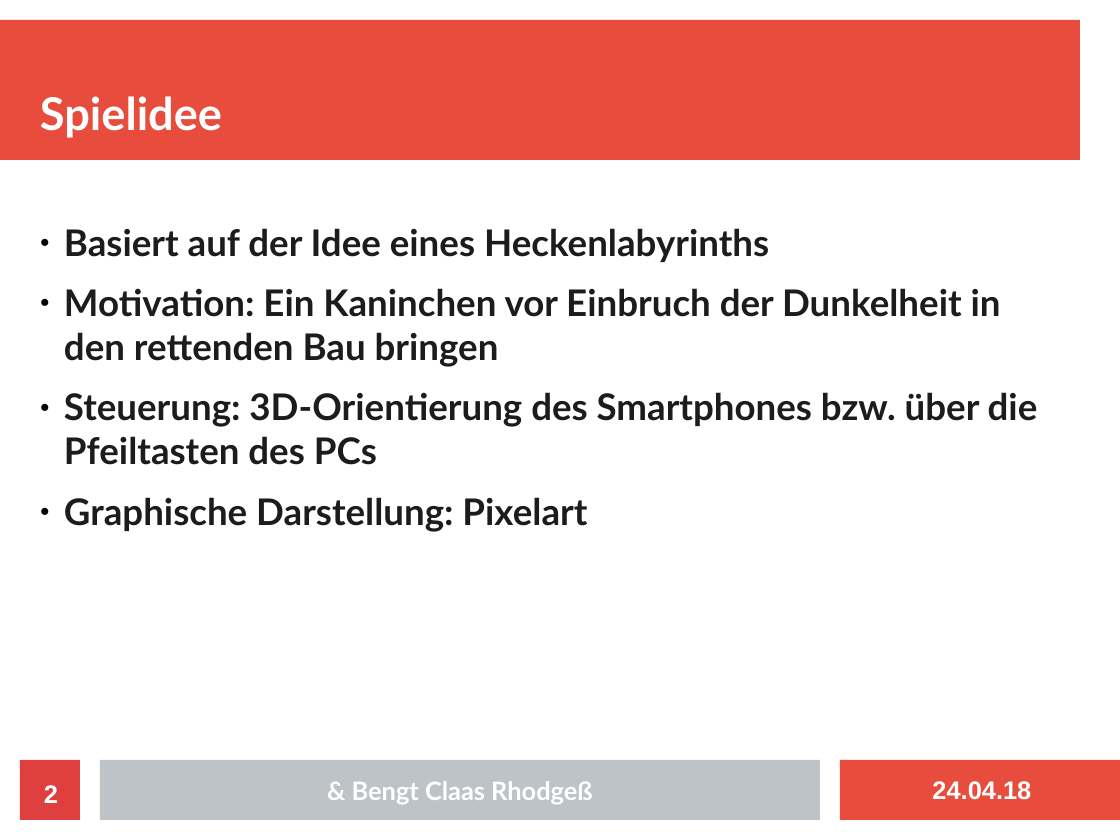
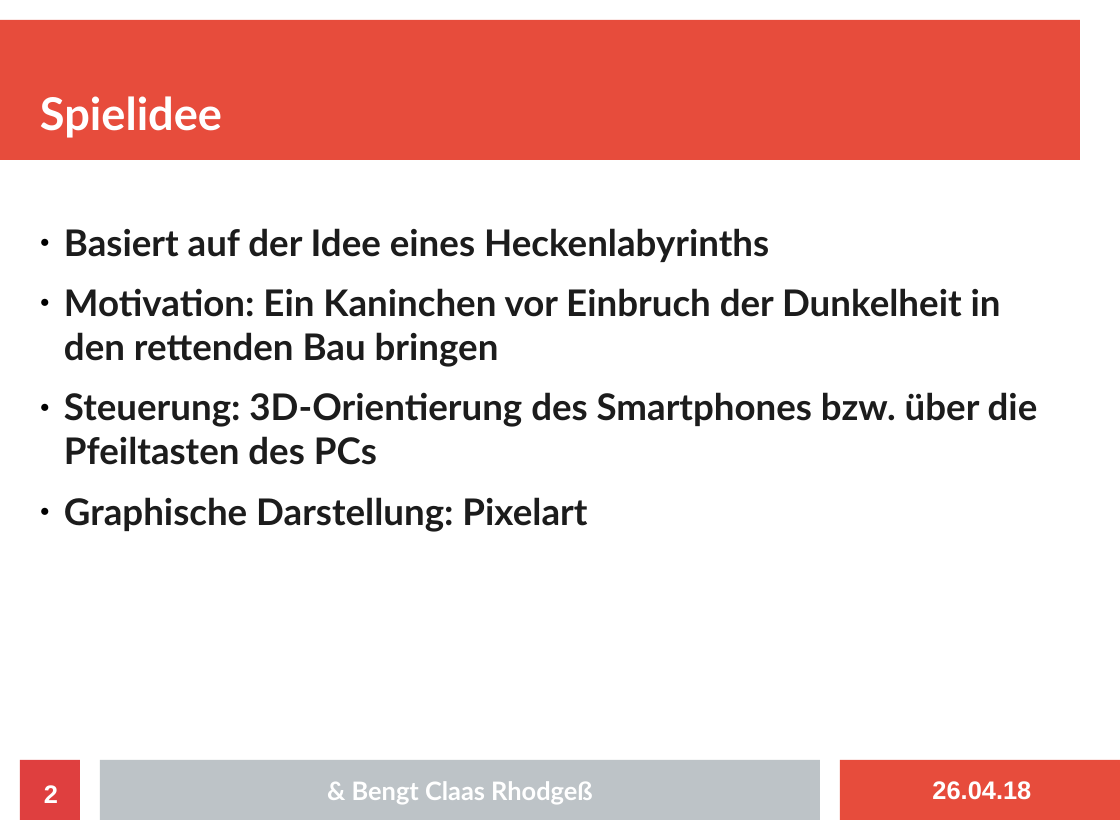
Before and after one commit to kodehat/webtech, a slide deck: slide 2 of doc/Präsentation/RabbitRinth.odp. Drawn at 1120x840 pixels with LibreOffice and Linux fonts; fonts in the diff are those of the drawing. Boxes give left, top, right and bottom in pixels: in the first picture for what was removed or moved away, otherwise in the second. Text is boxed around its words. In the diff, an @@ line names an element or a change of style, - is before the commit and + after.

```diff
--- a/doc/Präsentation/RabbitRinth.odp
+++ b/doc/Präsentation/RabbitRinth.odp
@@ text at <box>932,781,1031,800</box>: text changed @@
-24.04.18
+26.04.18
```
Also in this commit, not shown: 5 other slides changed, 1 slide added.
